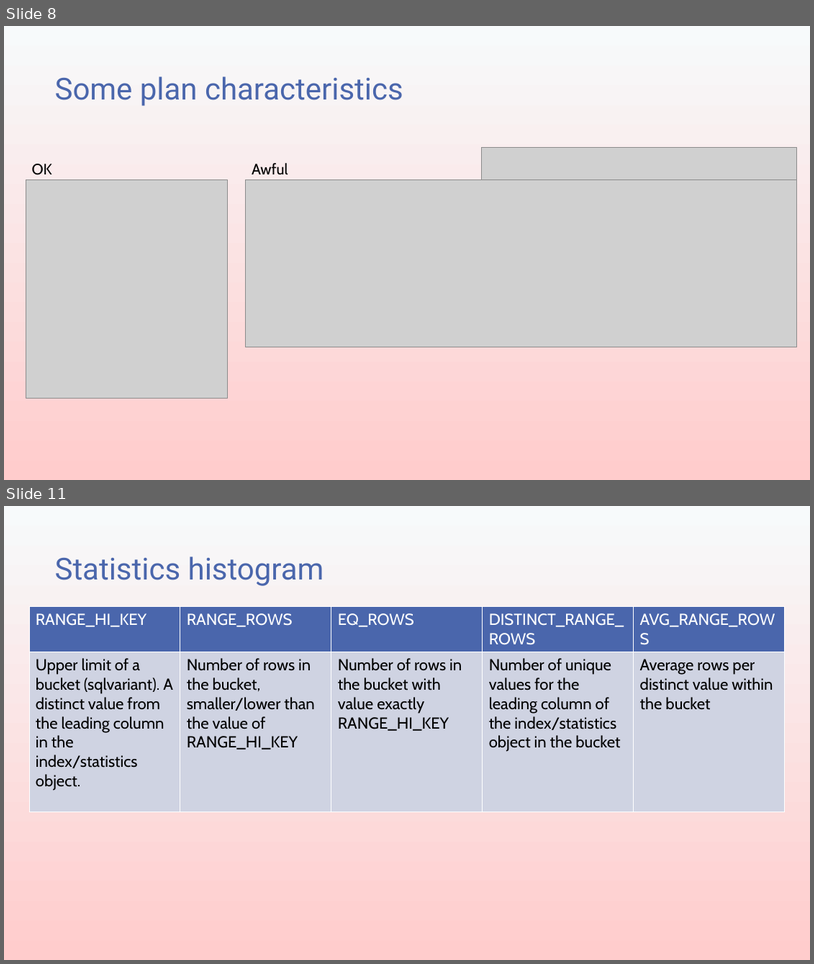
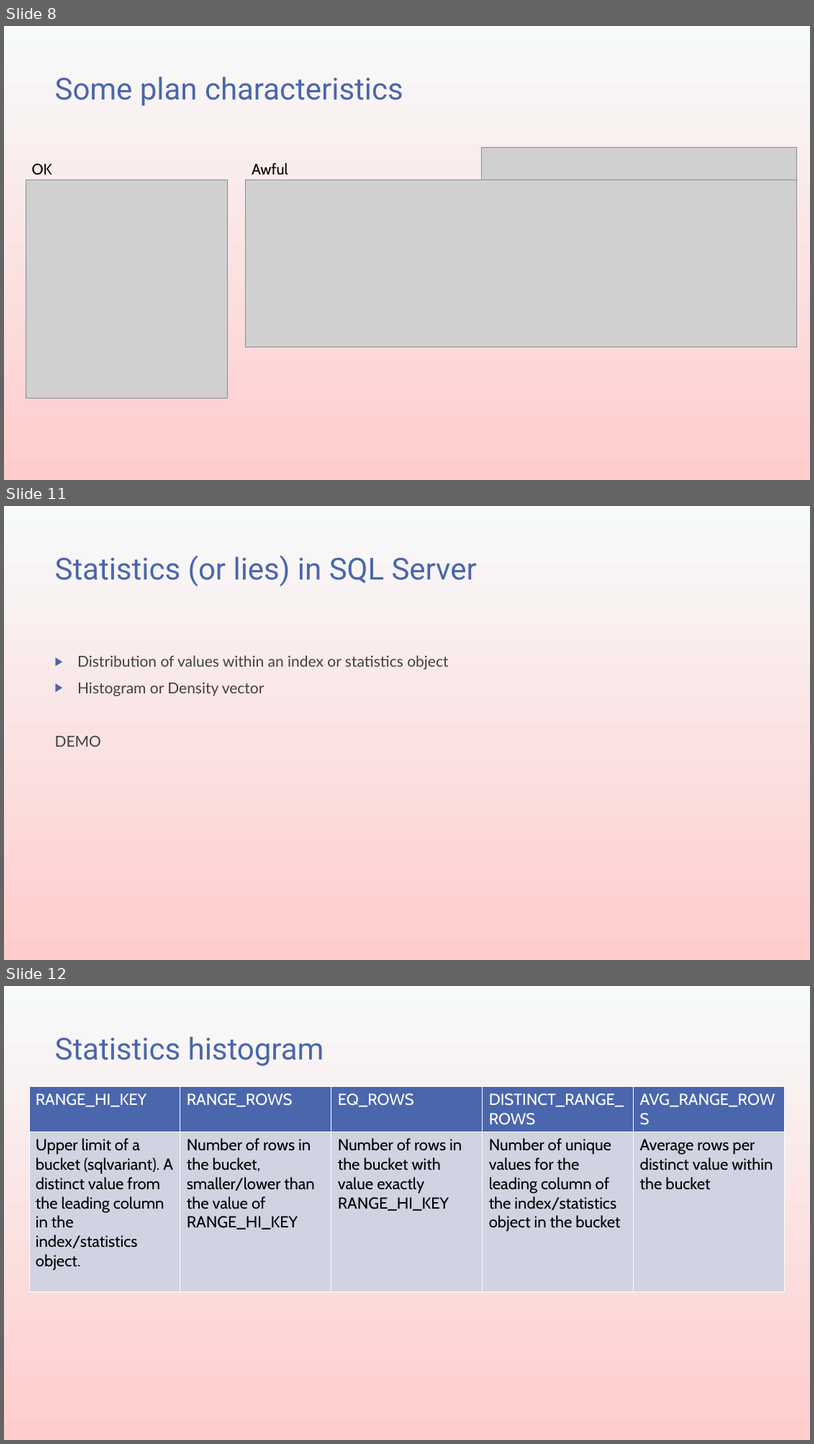
Before and after one commit to transmokopter/Presentations, a slide deck: Statistics an unreliable friend/SQL Saturday 971 Oslo - Statistics an unreliable friend/Statistics_An_Unreliable_Friend_Transmokopter.pptx. Shown one above the other, each under a label of ours: slides 8 and 11 before the commit, slides 8, 11 and 12 after it; the slides between them are not shown. The pictures are 814x964 and 814x1444 pixels, drawn with LibreOffice and Linux fonts; fonts in the diff are those of the drawing; grey boxes stand for pictures; background and template pictures are left out. Boxes give left, top, right and bottom in pixels: in the first picture for what was removed or moved away, otherwise in the second. Text is boxed around its words. In the diff, an @@ line names an element or a change of style, - is before the commit and + after.

```diff
--- a/Statistics an unreliable friend/SQL Saturday 971 Oslo - Statistics an unreliable friend/Statistics_An_Unreliable_Friend_Transmokopter.pptx
+++ b/Statistics an unreliable friend/SQL Saturday 971 Oslo - Statistics an unreliable friend/Statistics_An_Unreliable_Friend_Transmokopter.pptx
@@ slide 11 added at bbox=[4, 506, 810, 960], background gradient #F7FAFB to #FFCCCC @@
@@ title added at bbox=[55, 555, 477, 587], 36 pt, text #4A66AC @@
+Statistics (or lies) in SQL Server
@@ text added at bbox=[55, 655, 448, 746], 18 pt, text #404040 @@
+▶ Distribution of values within an index or statistics object
+▶ Histogram or Density vector
+DEMO
@@ what was slide 11 is now slide 12 @@
```
Also in this commit, not shown: 5 slides changed, 3 other slides added, 2 slides removed.
